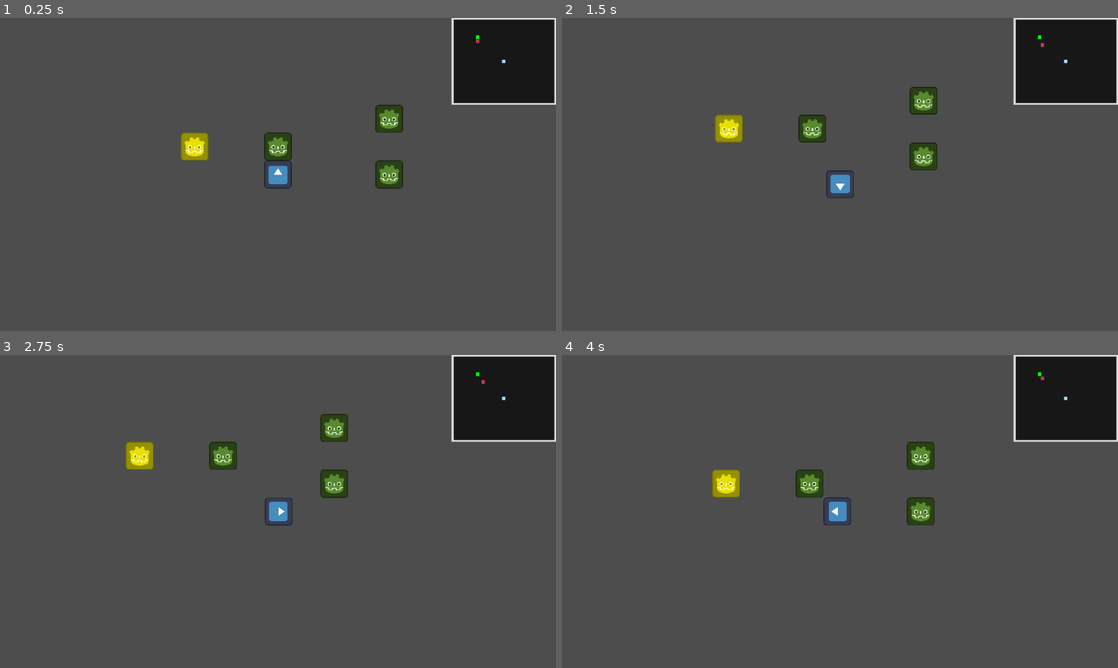
Above: before the commit, frames 1-4 (two rows, left to right).
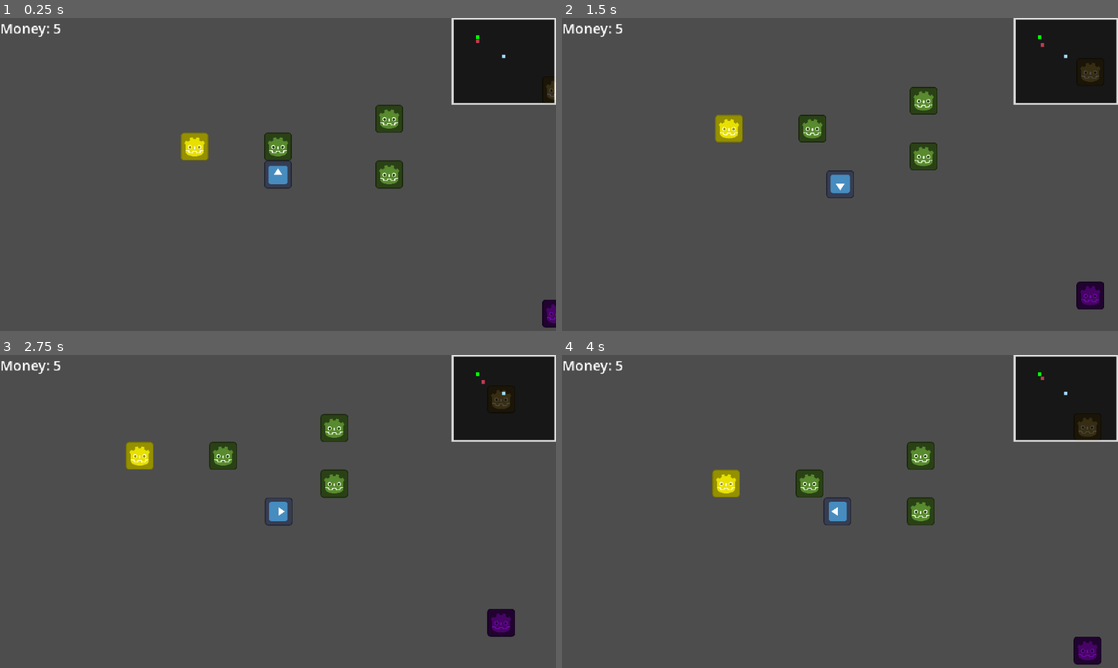
Above: after the commit, the same moments.

Repository: colejparker/brackeysgamejam2026_1
Game: Godot game, scene res://src/game.tscn
The game is run twice, just before and just after one commit, with the same random seed, the same clock (stepped at 60 frames per second) and the same inputs. The engine's default icon, where the game draws it, is replaced by a stand-in: a white triangle on a blue panel in a dark square.
Inputs:
- Up to frame 1 (0.25 s): no input
- Up to frame 2 (1.5 s): tap Enter at 0.5 s; hold Right (moveRight) 0.53-1.28 s; hold Down (moveDown) from 1.28 s (still down)
- Up to frame 3 (2.75 s): release Down (moveDown) at 2.03 s; hold Right (moveRight) from 2.03 s (still down)
- Up to frame 4 (4 s): release Right (moveRight) at 2.78 s; hold Up (moveUp) 2.78-3.53 s; hold Left (moveLeft) from 3.53 s (still down)

The runs differ from the first frame. In frame 1, 0.5% of the frame differs, in the area x 0-100%, y 2-99%; in frame 2, 0.8%, in the area x 0-98%, y 2-94%; in frame 3, 0.8%; in frame 4, 0.8%.

Commit message:
Money Tracker UI and Other Pickups

Diff:
--- a/brackeysgamejam-2026-1/src/bugger/bugger_1.tscn
+++ b/brackeysgamejam-2026-1/src/bugger/bugger_1.tscn
@@ -6,13 +6,18 @@
 [ext_resource type="PackedScene" uid="uid://ba6b8icfowbf2" path="res://src/bugger/obstacles/enemy_bird.tscn" id="4_8imaq"]
 [ext_resource type="PackedScene" uid="uid://cf7kpyvsv6ega" path="res://src/bugger/pickups/leaf.tscn" id="5_rsis4"]
 [ext_resource type="PackedScene" uid="uid://dsnre2kwayk2" path="res://src/bugger/obstacles/obstacle_stationary.tscn" id="5_w4mas"]
+[ext_resource type="PackedScene" uid="uid://d018ldktyycwp" path="res://src/bugger/pickups/nut.tscn" id="6_5uis1"]
 [ext_resource type="Texture2D" uid="uid://djddk0ce0ntmc" path="res://enemy_green.png" id="6_q80gb"]
+[ext_resource type="PackedScene" uid="uid://cvgqbkcgdrdt8" path="res://src/bugger/pickups/berry.tscn" id="7_j7ttf"]
 [ext_resource type="PackedScene" uid="uid://cqm8vn2jg4ma" path="res://src/bugger/ui/minimap.tscn" id="7_minimap"]
+[ext_resource type="Script" uid="uid://j5uh71y7ytfl" path="res://src/bugger/money_tracker.gd" id="9_3i68f"]
 
 [node name="Bugger_1" type="Node" unique_id=2105268280]
 
 [node name="BuggerPlayer" parent="." unique_id=2047397625 instance=ExtResource("1_wb1gv")]
 position = Vector2(320, 192)
+START_X = 320
+START_Y = 192
 
 [node name="SpawnerLayer" type="Node2D" parent="." unique_id=1955122083]
 position = Vector2(320, 192)
@@ -65,6 +70,12 @@
 [node name="Leaf" parent="PickupLayer" unique_id=72098044 instance=ExtResource("5_rsis4")]
 position = Vector2(-96, -32)
 
+[node name="Nut" parent="PickupLayer" unique_id=1700746177 instance=ExtResource("6_5uis1")]
+position = Vector2(320, -97)
+
+[node name="Berry" parent="PickupLayer" unique_id=1996958670 instance=ExtResource("7_j7ttf")]
+position = Vector2(320, 160)
+
 [node name="ObstacleLayer" type="Node2D" parent="." unique_id=1486570201]
 position = Vector2(320, 192)
 
@@ -92,5 +103,10 @@
 home = NodePath("../../ObstacleLayer/Home")
 world_size = Vector2(1280, 720)
 
+[node name="Label" type="Label" parent="UILayer" unique_id=2034554446]
+offset_right = 40.0
+offset_bottom = 23.0
+script = ExtResource("9_3i68f")
+
 [node name="EndItem" type="Node2D" parent="." unique_id=690263097]
-position = Vector2(640, 360)
+position = Vector2(640, 320)
--- /dev/null
+++ b/brackeysgamejam-2026-1/src/bugger/money_tracker.gd
@@ -0,0 +1,11 @@
+extends Label
+
+func _ready():
+	Game.money_changed.connect(_on_money_changed)
+	_update_display(Game.money)
+
+func _on_money_changed(new_amount: int):
+	_update_display(new_amount)
+
+func _update_display(amount: int):
+	text = "Money: " + str(amount)
--- /dev/null
+++ b/brackeysgamejam-2026-1/src/bugger/pickups/berry.tscn
@@ -0,0 +1,18 @@
+[gd_scene format=3 uid="uid://cvgqbkcgdrdt8"]
+
+[ext_resource type="Script" uid="uid://ne2f0b7wf6yg" path="res://src/bugger/pickups/pickup.gd" id="1_csncp"]
+[ext_resource type="Texture2D" uid="uid://b24cxrroyhuoq" path="res://pickup_berry.png" id="2_csncp"]
+
+[sub_resource type="RectangleShape2D" id="RectangleShape2D_645jh"]
+size = Vector2(30, 30)
+
+[node name="Berry" type="Area2D" unique_id=72098044]
+script = ExtResource("1_csncp")
+value = 5
+
+[node name="Sprite2D" type="Sprite2D" parent="." unique_id=843971179]
+scale = Vector2(0.25, 0.25)
+texture = ExtResource("2_csncp")
+
+[node name="CollisionShape2D" type="CollisionShape2D" parent="." unique_id=752856703]
+shape = SubResource("RectangleShape2D_645jh")
--- /dev/null
+++ b/brackeysgamejam-2026-1/src/bugger/pickups/nut.tscn
@@ -0,0 +1,18 @@
+[gd_scene format=3 uid="uid://d018ldktyycwp"]
+
+[ext_resource type="Script" uid="uid://ne2f0b7wf6yg" path="res://src/bugger/pickups/pickup.gd" id="1_3a0ks"]
+[ext_resource type="Texture2D" uid="uid://b8ka2n40no2tw" path="res://pickup_nut.png" id="2_3a0ks"]
+
+[sub_resource type="RectangleShape2D" id="RectangleShape2D_645jh"]
+size = Vector2(30, 30)
+
+[node name="Nut" type="Area2D" unique_id=72098044]
+script = ExtResource("1_3a0ks")
+value = 3
+
+[node name="Sprite2D" type="Sprite2D" parent="." unique_id=843971179]
+scale = Vector2(0.25, 0.25)
+texture = ExtResource("2_3a0ks")
+
+[node name="CollisionShape2D" type="CollisionShape2D" parent="." unique_id=752856703]
+shape = SubResource("RectangleShape2D_645jh")
--- a/brackeysgamejam-2026-1/src/bugger/player/bugger_player.gd
+++ b/brackeysgamejam-2026-1/src/bugger/player/bugger_player.gd
@@ -3,7 +3,8 @@
 
 @onready var sprite_2d: Sprite2D = $Sprite2D
 const GRID_SIZE: int = 32
-const START_POS: Vector2 = Vector2.ZERO
+@export var START_X: int = 0
+@export var START_Y: int = 0
 
 var target_position: Vector2  = Vector2.ZERO
 
@@ -69,6 +70,6 @@
 	reset_position()
 
 func reset_position():
-	global_position = START_POS
-	target_position = START_POS
+	global_position = Vector2(START_X, START_Y)
+	target_position = Vector2(START_X, START_Y)
 	is_resetting = false
Binary file added: brackeysgamejam-2026-1/pickup_berry.png
Not shown, added: brackeysgamejam-2026-1/pickup_berry.png.import
Binary file added: brackeysgamejam-2026-1/pickup_nut.png
Not shown, added: brackeysgamejam-2026-1/pickup_nut.png.import
Not shown, added: brackeysgamejam-2026-1/src/bugger/money_tracker.gd.uid
